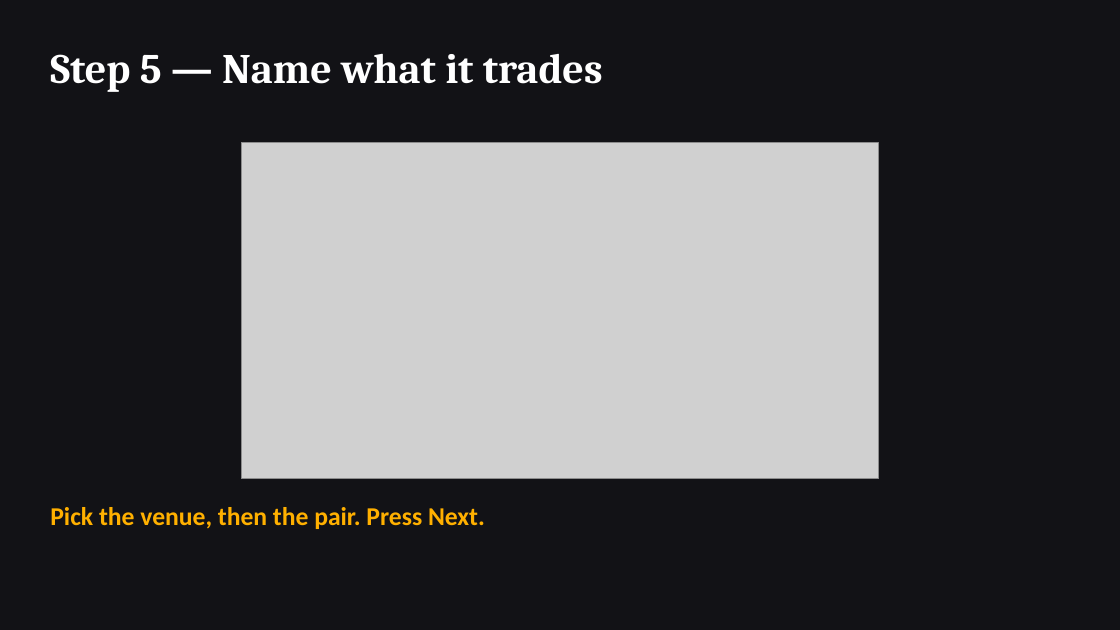
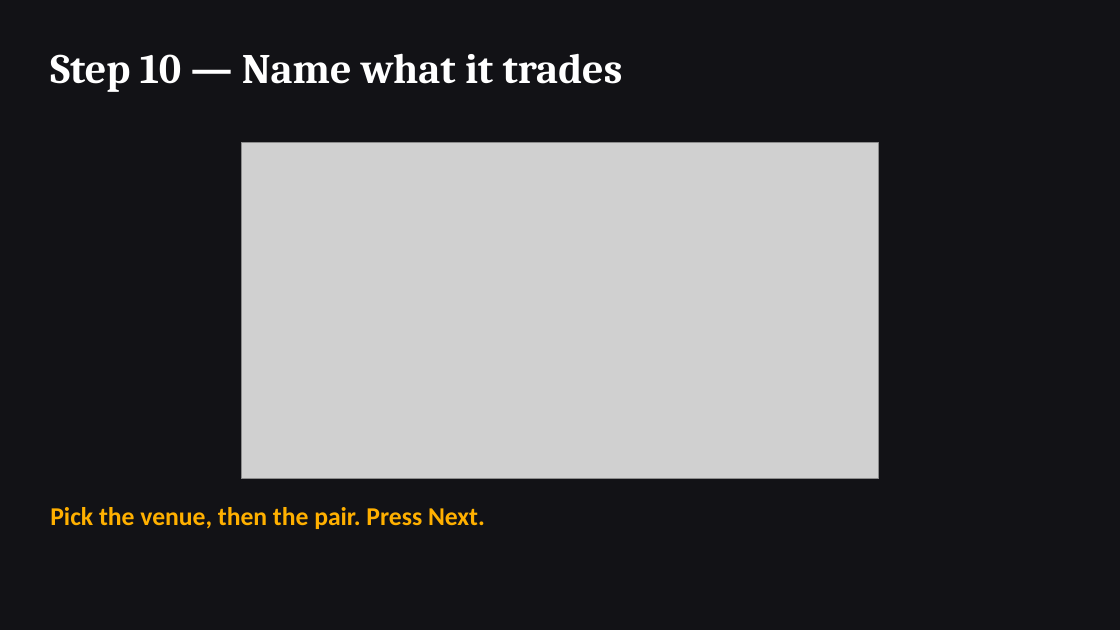
Before and after one commit to Acervator-LLC/ACERVATOR, a slide deck: slide 10 of docs/new-user-procedure/New-User-Procedure.pptx (slide 5 before the commit). Drawn at 1120x630 pixels with LibreOffice and Linux fonts; fonts in the diff are those of the drawing; grey boxes stand for pictures. Boxes give left, top, right and bottom in pixels: in the first picture for what was removed or moved away, otherwise in the second. Text is boxed around its words. In the diff, an @@ line names an element or a change of style, - is before the commit and + after.

```diff
--- a/docs/new-user-procedure/New-User-Procedure.pptx
+++ b/docs/new-user-procedure/New-User-Procedure.pptx
@@ text at <box>50,53,623,92</box>: text changed @@
-Step 5 — Name what it trades
+Step 10 — Name what it trades
```
Also in this commit, not shown: 6 other slides changed, 20 slides added, 5 other files.
